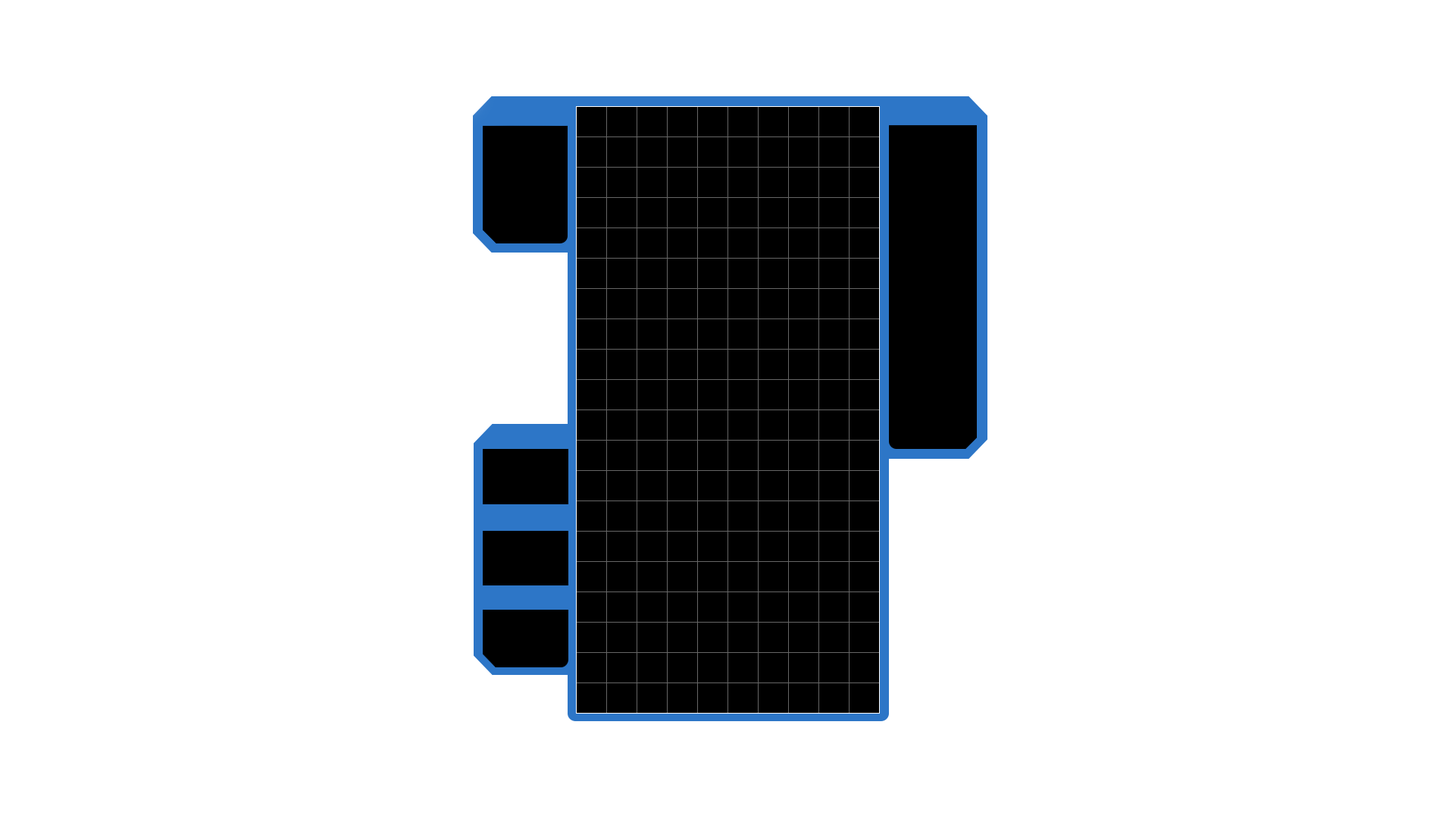
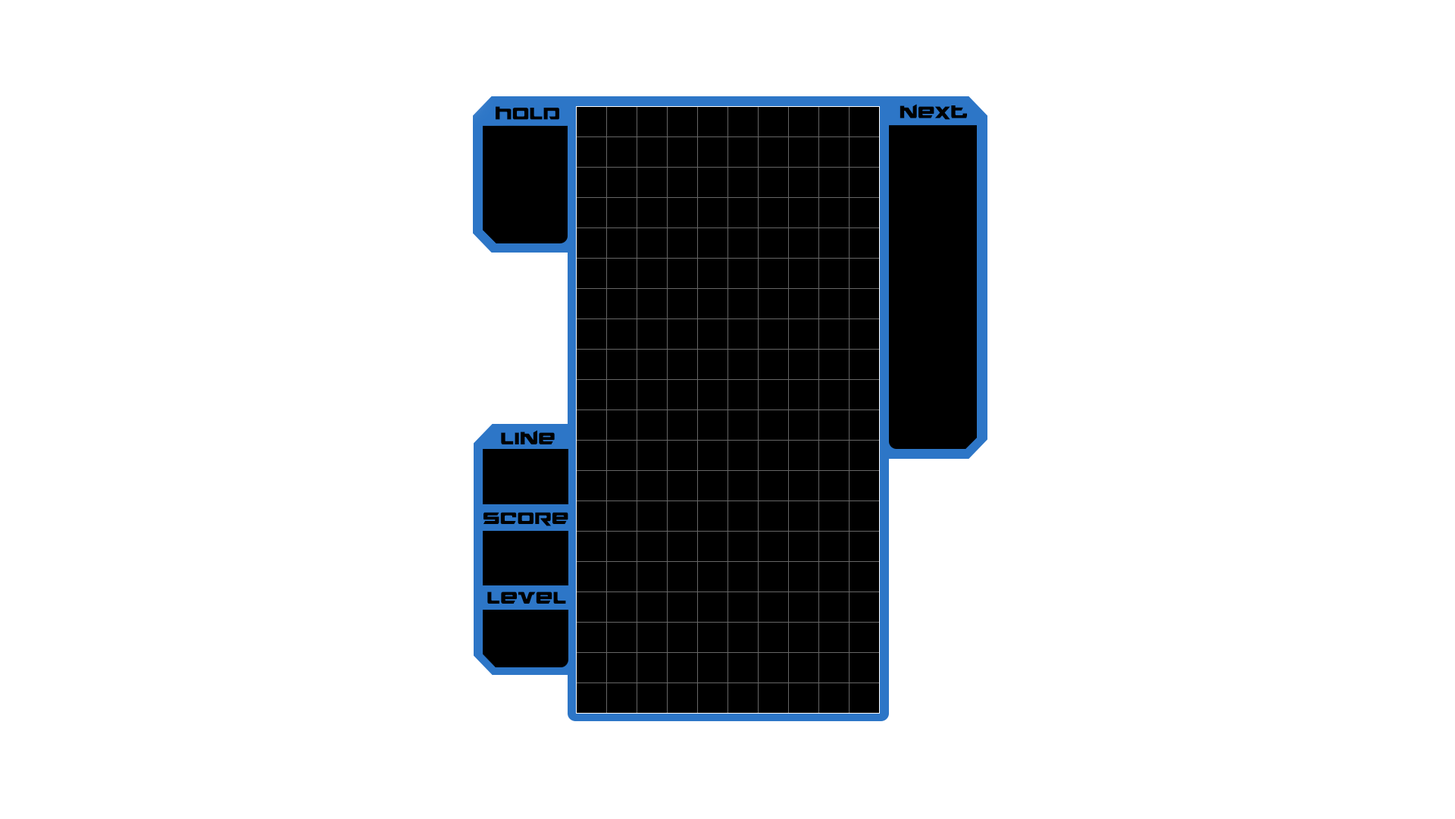
Revision of a layered 1455x819 image; what changed, layer by layer:
added layer "next" above "score" over [899, 103, 968, 120]
added layer "score" above "level" over [483, 511, 569, 527]
added layer "level" above "line" over [487, 591, 567, 604]
added layer "line" above "hold" over [501, 429, 555, 445]
added layer "hold" above "grid" over [495, 106, 560, 120]
